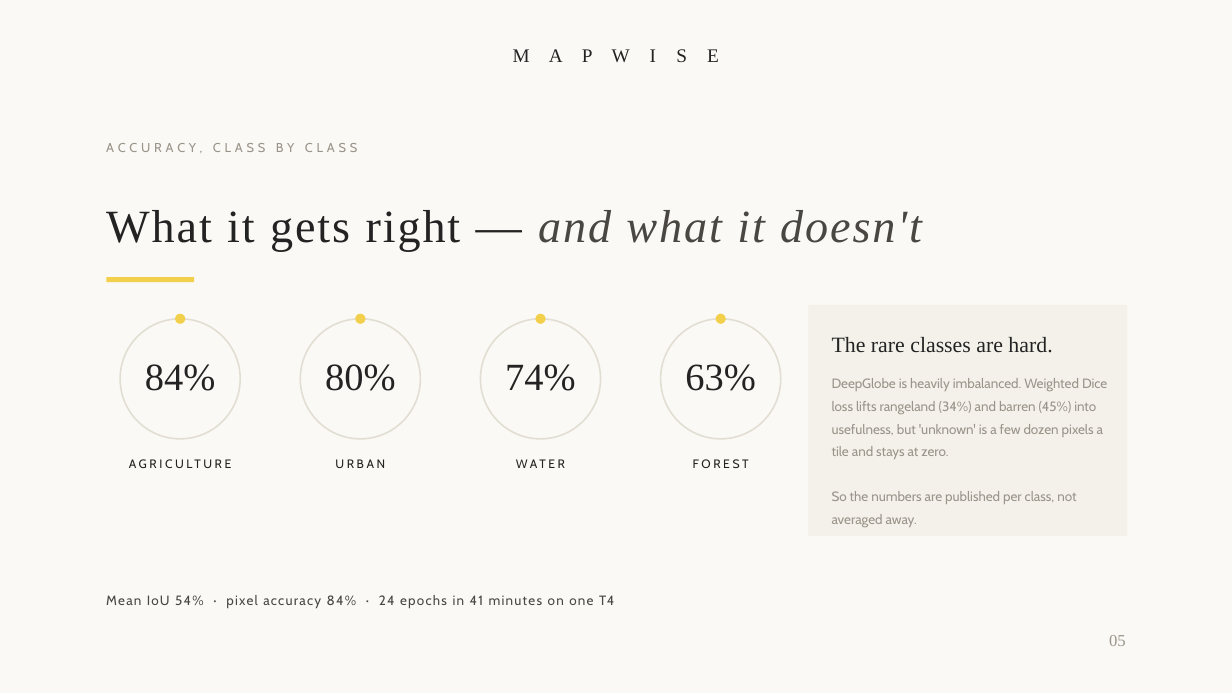
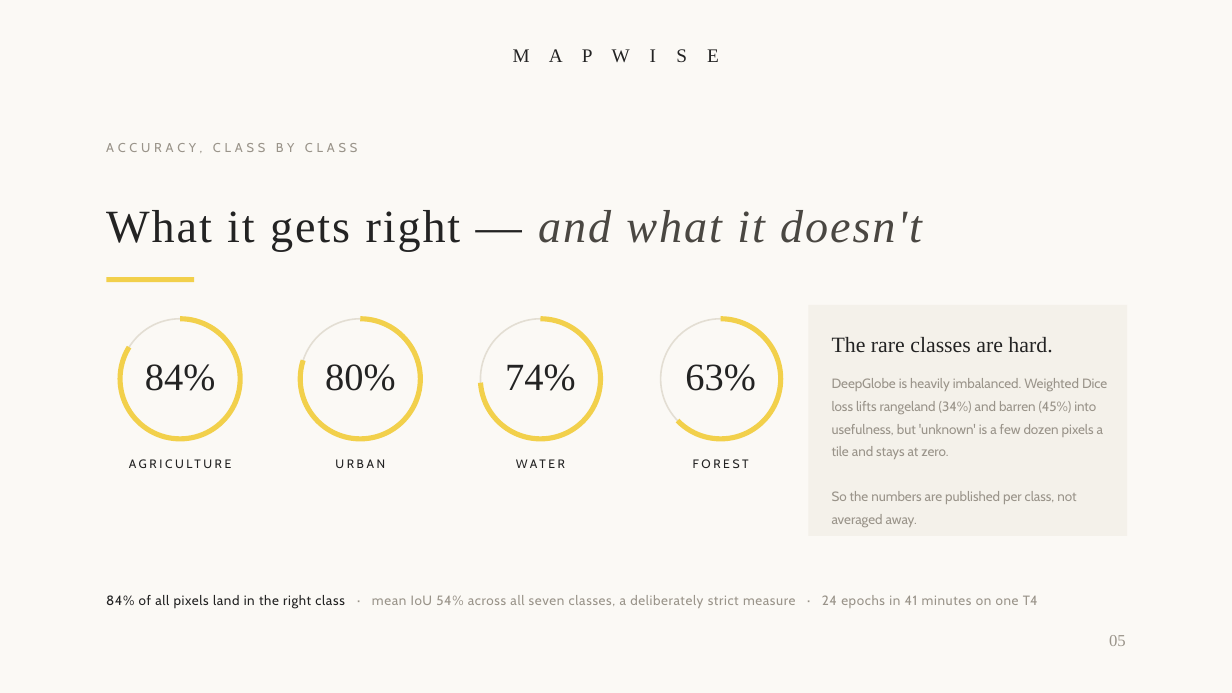
Before and after one commit to Priyanshu-Singh-git/mapwise, a slide deck: slide 5 of presentation/mapwise_deck.pptx. Drawn at 1232x693 pixels with LibreOffice and Linux fonts; fonts in the diff are those of the drawing. Boxes give left, top, right and bottom in pixels: in the first picture for what was removed or moved away, otherwise in the second. Text is boxed around its words. In the diff, an @@ line names an element or a change of style, - is before the commit and + after.

```diff
--- a/presentation/mapwise_deck.pptx
+++ b/presentation/mapwise_deck.pptx
@@ arc (boxed as its full ellipse) added at [120, 319, 240, 439], outline #F2D04B 4 pt @@
@@ ellipse removed at [176, 314, 186, 324] @@
@@ arc (boxed as its full ellipse) added at [300, 319, 421, 439], outline #F2D04B 4 pt @@
@@ ellipse removed at [356, 314, 366, 324] @@
@@ arc (boxed as its full ellipse) added at [481, 319, 601, 439], outline #F2D04B 4 pt @@
@@ ellipse removed at [535, 314, 545, 324] @@
@@ arc (boxed as its full ellipse) added at [661, 319, 781, 439], outline #F2D04B 4 pt @@
@@ ellipse removed at [716, 314, 726, 324] @@
@@ text at [106, 595, 1038, 609]: text changed; text colour #4A4742 to #9A948A @@
-Mean IoU 54% · pixel accuracy 84% · 24 epochs in 41 minutes on one T4
+84% of all pixels land in the right class · mean IoU 54% across all seven classes, a deliberately strict measure · 24 epochs in 41 minutes on one T4
```
Also in this commit, not shown: 2 other slides changed, 9 other files.
